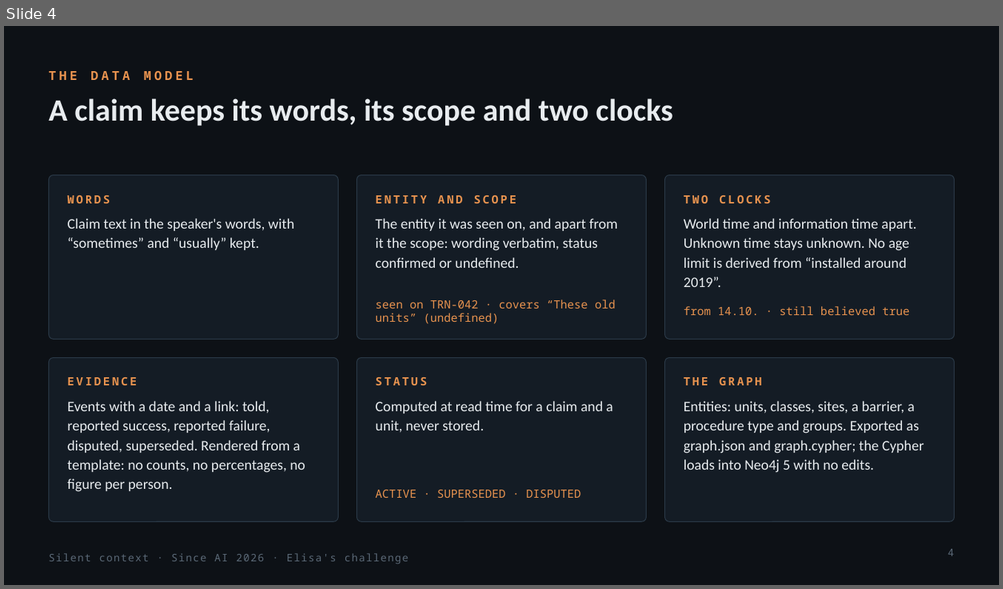
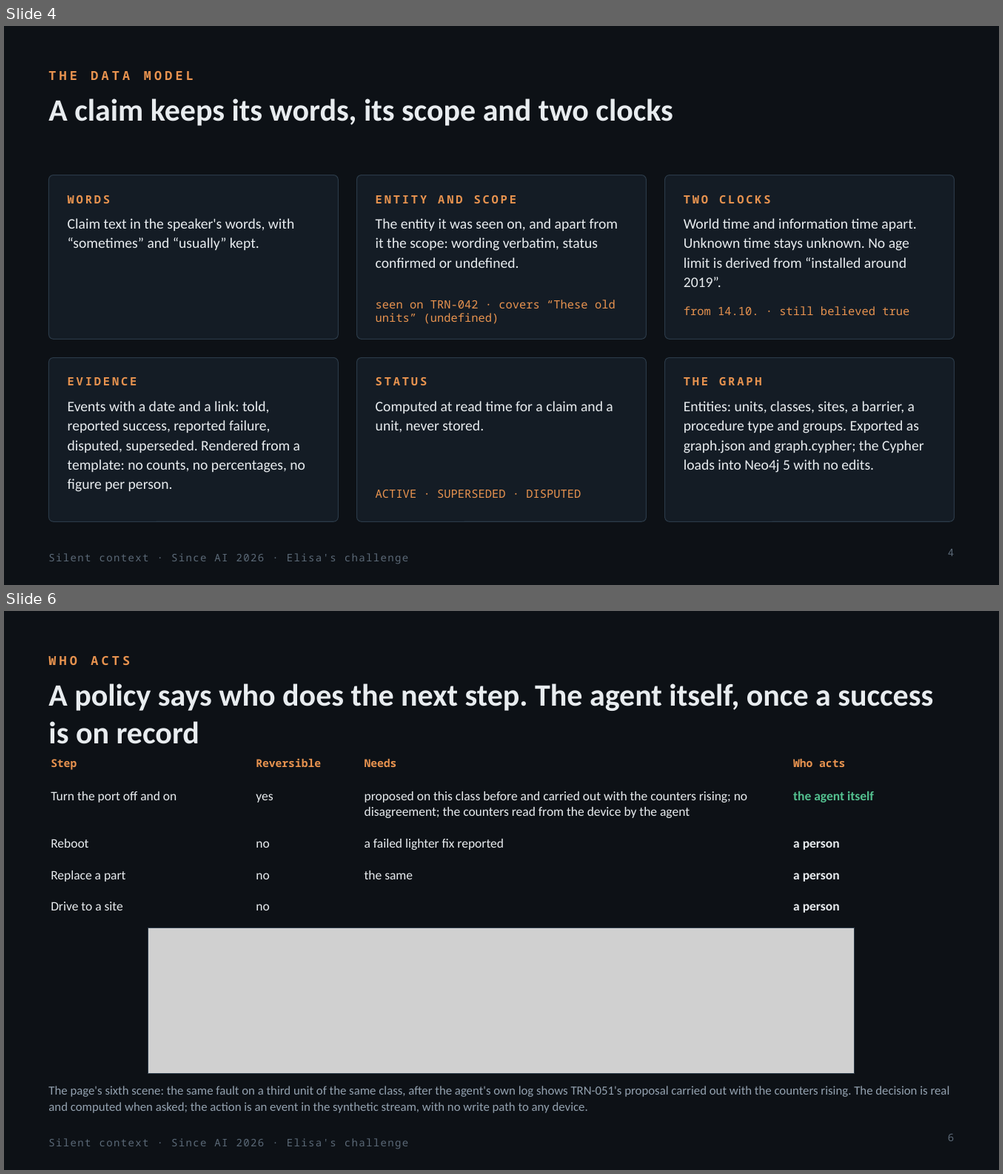
Before and after one commit to pkorrrhonen-cmd/silent-context, a slide deck: docs/slides/silent-context.pptx. Shown one above the other, each under a label of ours: slide 4 before the commit, slides 4 and 6 after it; the slides between them are not shown. The pictures are 1003x589 and 1003x1174 pixels, drawn with LibreOffice and Linux fonts; fonts in the diff are those of the drawing; grey boxes stand for pictures. Boxes give left, top, right and bottom in pixels: in the first picture for what was removed or moved away, otherwise in the second. Text is boxed around its words. In the diff, an @@ line names an element or a change of style, - is before the commit and + after.

```diff
--- a/docs/slides/silent-context.pptx
+++ b/docs/slides/silent-context.pptx
@@ slide 6 added at [4, 611, 999, 1170], background #0D1116; not listed: 1 template element that a slide beside it also shows @@
@@ text added at [48, 656, 130, 665], 12 pt, text #E8934F, bold @@
+WHO ACTS
@@ title added at [48, 684, 933, 744], 30 pt, text #E8ECEF, bold @@
+A policy says who does the next step. The agent itself, once a success is on record
@@ text added at [51, 759, 77, 770], 10.5 pt, text #E8934F, bold @@
+Step
@@ text added at [256, 758, 321, 767], 10.5 pt, text #E8934F, bold @@
+Reversible
@@ text added at [364, 759, 397, 767], 10.5 pt, text #E8934F, bold @@
+Needs
@@ text added at [793, 759, 845, 767], 10.5 pt, text #E8934F, bold @@
+Who acts
@@ text added at [51, 792, 176, 803], 12.5 pt, text #E8ECEF @@
+Turn the port off and on
@@ text added at [256, 794, 273, 803], 12.5 pt, text #E8ECEF @@
+yes
@@ text added at [364, 792, 747, 818], 12.5 pt, text #E8ECEF @@
+proposed on this class before and carried out with the counters rising; no disagreement; the counters read from the device by the agent
@@ text added at [793, 791, 874, 803], 12.5 pt, text #53C08F, bold @@
+the agent itself
@@ text added at [51, 839, 88, 848], 12.5 pt, text #E8ECEF @@
+Reboot
@@ text added at [256, 841, 269, 848], 12.5 pt, text #E8ECEF @@
+no
@@ text added at [364, 839, 504, 850], 12.5 pt, text #E8ECEF @@
+a failed lighter fix reported
@@ text added at [793, 841, 839, 850], 12.5 pt, text #E8ECEF, bold @@
+a person
@@ text added at [51, 871, 125, 882], 12.5 pt, text #E8ECEF @@
+Replace a part
@@ text added at [256, 873, 269, 880], 12.5 pt, text #E8ECEF @@
+no
@@ text added at [364, 871, 412, 880], 12.5 pt, text #E8ECEF @@
+the same
@@ text added at [793, 873, 839, 882], 12.5 pt, text #E8ECEF, bold @@
+a person
@@ text added at [51, 902, 123, 911], 12.5 pt, text #E8ECEF @@
+Drive to a site
@@ text added at [256, 904, 269, 911], 12.5 pt, text #E8ECEF @@
+no
@@ text added at [793, 904, 839, 913], 12.5 pt, text #E8ECEF, bold @@
+a person
@@ picture added at [148, 928, 854, 1074] @@
@@ rectangle added at [148, 928, 854, 1074], outline #2B3A48 0.75 pt @@
@@ text added at [48, 1086, 950, 1113], 12 pt, text #93A1AF @@
+The page's sixth scene: the same fault on a third unit of the same class, after the agent's own log shows TRN-051's proposal carried out with the counters rising. The decision is real and computed when asked; the action is an event in the synthetic stream, with no write path to any device.
@@ page number added at [948, 1134, 953, 1142], 10 pt, text #5B6977 @@
+6
```
Also in this commit, not shown: 6 slides changed, 1 other slide added, 32 other files.
